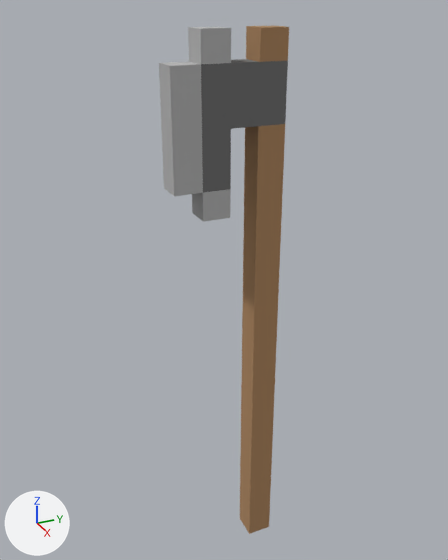
What one commit did to the OBJ model Assets/AssetPacks/VoxelModels/Models/char-5-axe_1_2.obj.
One viewpoint serves both versions: a 50 mm lens placed at (1.332, -1.549, 3.287), pointed at (-0.618, -0.671, 2.312). The axes (+X, +Y, +Z) are drawn at lower left. The lights are the same throughout. Where no turn or scale is listed for an object, it has been applied to the vertices. Vertices at the same position are counted once.

Before the edit, the objects in view are built like this:
```python
me_axe_1_2 = bpy.data.meshes.new('axe_1_2')
me_axe_1_2.from_pydata(...)  # 38 vertices, 72 faces; spans x -0.6..-0.5, y -0.9..-0.5, z 1.1..3.2
me_axe_1_2.materials.append(mat_palette)  # picture img_char_5_axe_1_2_png
ob_axe_1_2 = bpy.data.objects.new('axe_1_2', me_axe_1_2)
ob_axe_1_2.location = (0.0, 0.0, 0.0)
```
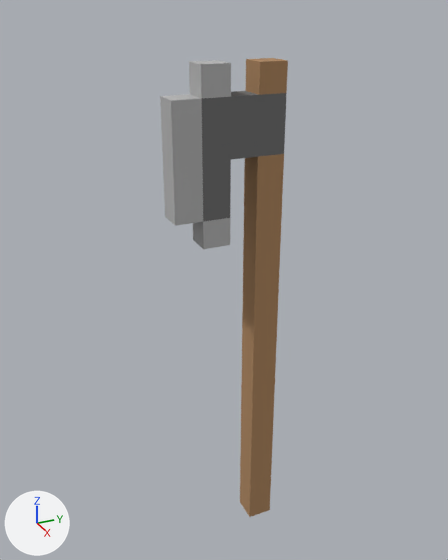
Boxes [x1, y1, x2, y2] around the edits, measured in the pictures (448 x 560 px; the box of a moved part takes in the faces that stretch with it):
'axe_1_2', reshaped (10% shorter)
    before: [159, 26, 289, 534]
    after: [160, 58, 288, 517]
part 1 of me_axe_1_2, moved or reshaped
    before: [159, 26, 289, 222]
    after: [160, 58, 288, 249]
part 2 of me_axe_1_2, moved or reshaped
    before: [240, 124, 285, 534]
    after: [240, 154, 284, 517]

Diff of the bpy script that builds the scene:
```diff
--- a/Assets/AssetPacks/VoxelModels/Models/char-5-axe_1_2.obj.py
+++ b/Assets/AssetPacks/VoxelModels/Models/char-5-axe_1_2.obj.py
@@ me_axe_1_2 @@
 me_axe_1_2.from_pydata(...)  # 38 vertices, 72 faces; spans x -0.6..-0.5, y -0.9..-0.5, z 1.1..3.2
 # used by ob_axe_1_2; location = (0.0, 0.0, 0.0)
+# me_axe_1_2 part 1: all 34 vertices in x -0.6..-0.5, y -0.9..-0.5, z 2.6..3.2 are moved by (0.0, 0.0, -0.1)
+# me_axe_1_2 part 2: all 4 vertices in x -0.6..-0.5, y -0.6..-0.5, z 1.1 are moved by (0.0, 0.0, 0.1)
 me_axe_1_2.materials.append(mat_palette)
```
